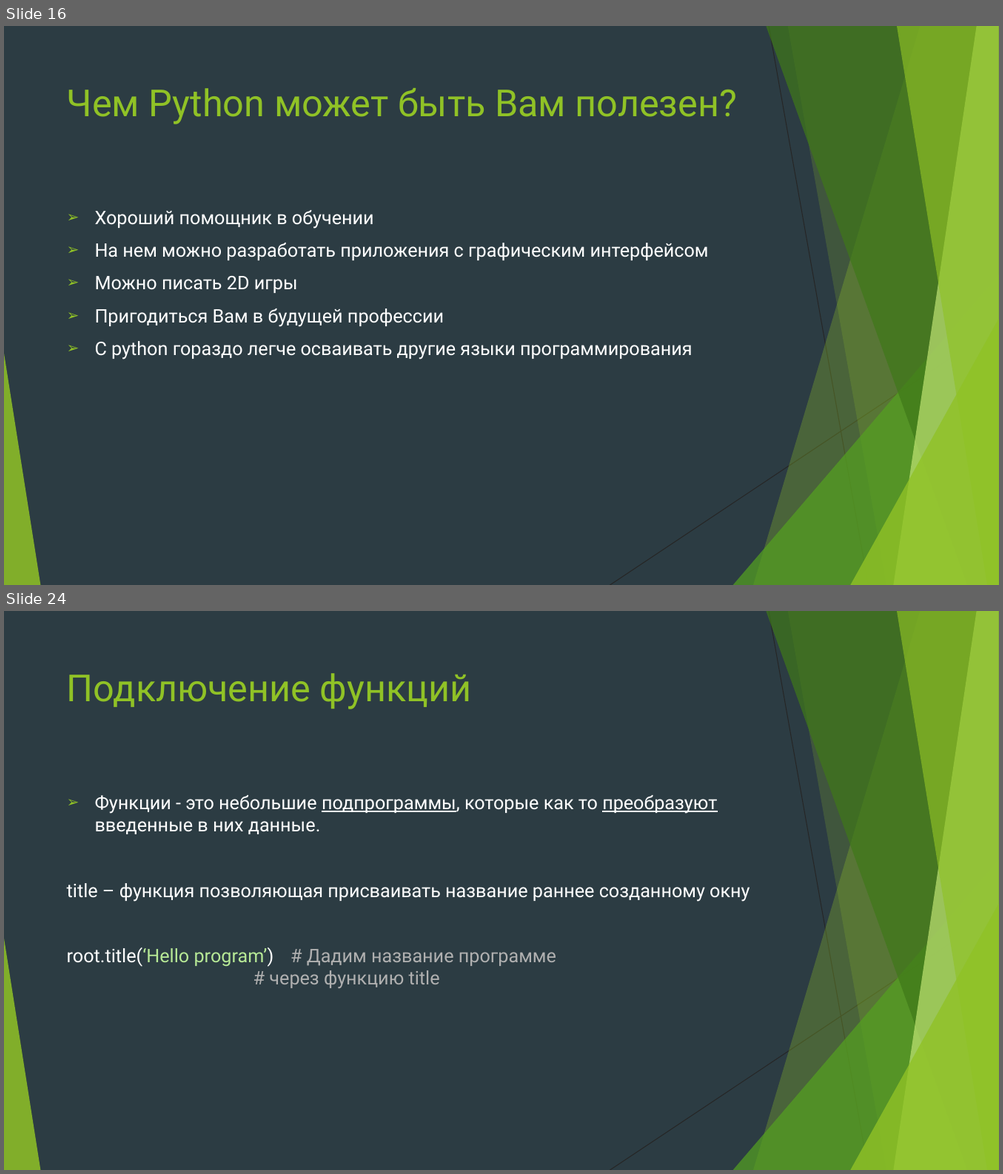
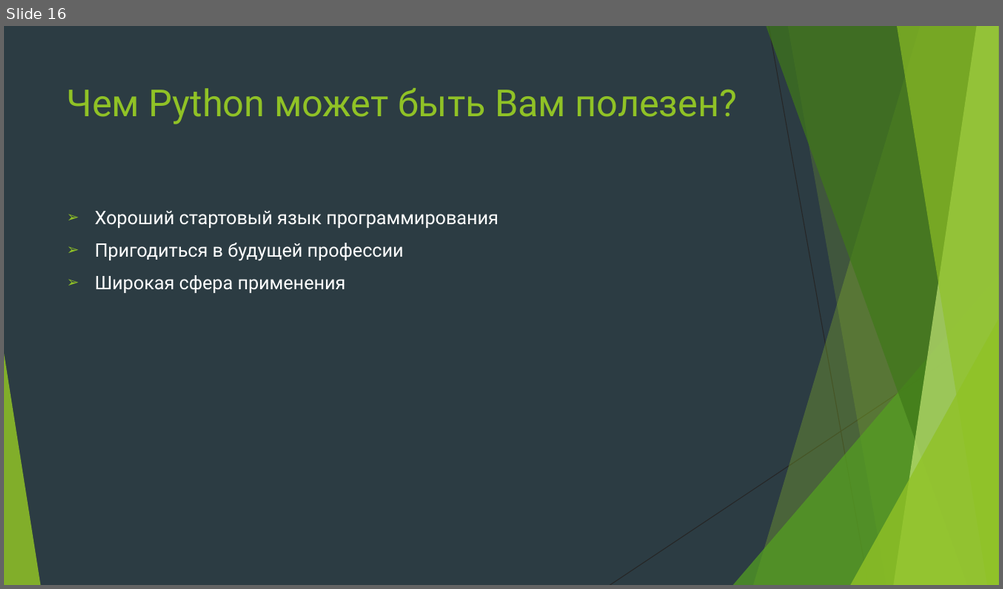
Before and after one commit to Yegor9151/for_corund, a slide deck: python/module 1/presentation/МК по Python.pptx. Shown one above the other, each under a label of ours: slides 16 and 24 before the commit, slide 16 after it; the slides between them are not shown. The pictures are 1003x1174 and 1003x589 pixels, drawn with LibreOffice and Linux fonts; fonts in the diff are those of the drawing. Boxes give left, top, right and bottom in pixels: in the first picture for what was removed or moved away, otherwise in the second. Text is boxed around its words. In the diff, an @@ line names an element or a change of style, - is before the commit and + after.

```diff
--- a/python/module 1/presentation/МК по Python.pptx
+++ b/python/module 1/presentation/МК по Python.pptx
@@ slide 24 removed at <box>4,611,999,1170</box>, background #2C3C43; not listed: 10 template elements that a slide beside it also shows @@
@@ title removed at <box>67,673,471,709</box> @@
-Подключение функций
@@ text removed at <box>67,795,749,989</box> @@
-➢ Функции - это небольшие подпрограммы, которые как то преобразуют введенные в них данные.
-title – функция позволяющая присваивать название раннее созданному окну
-root.title(‘Hello program’) # Дадим название программе # через функцию title
@@ slide 16 changed as well @@
@@ text at <box>95,211,498,293</box>: text changed @@
-➢ Хороший помощник в обучении
-➢ На нем можно разработать приложения с графическим интерфейсом
-➢ Можно писать 2D игры
-➢ Пригодиться Вам в будущей профессии
-➢ С python гораздо легче осваивать другие языки программирования
+➢ Хороший стартовый язык программирования
+➢ Пригодиться в будущей профессии
+➢ Широкая сфера применения
```
Also in this commit, not shown: 7 other slides changed, 13 other slides removed.
